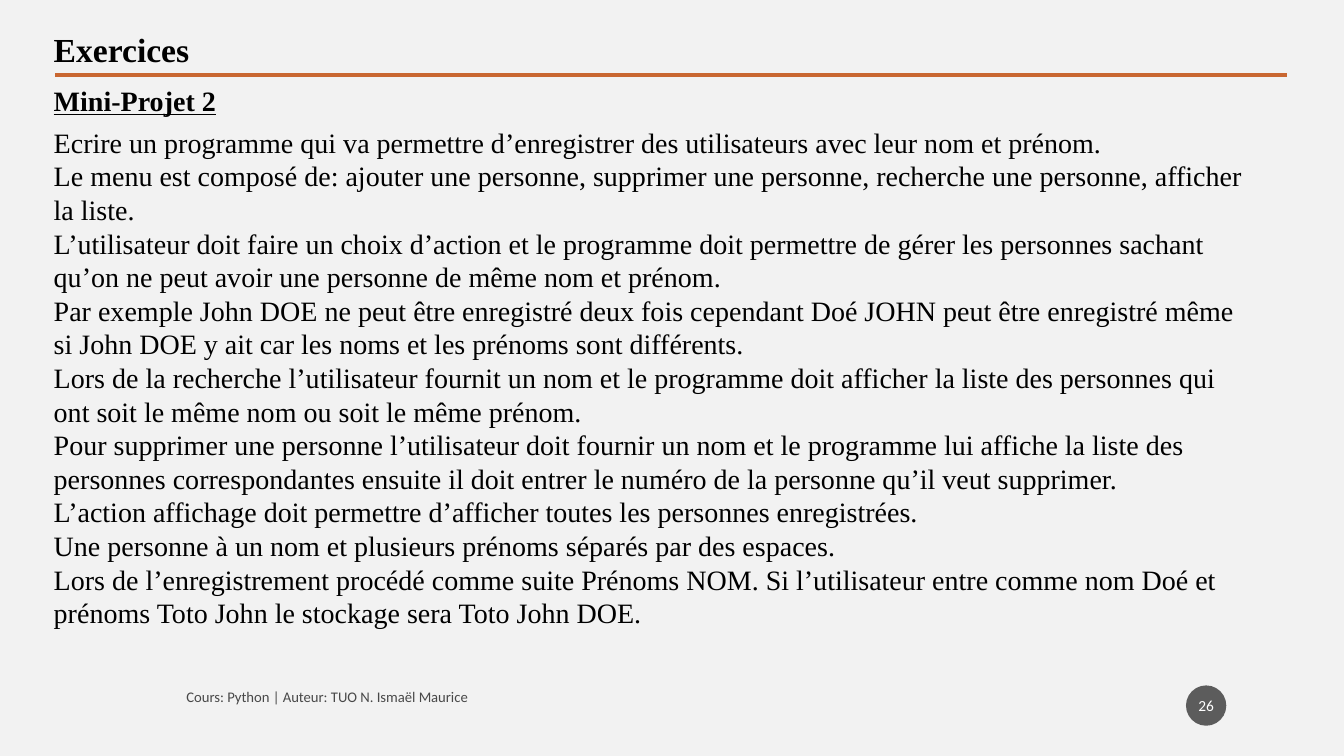
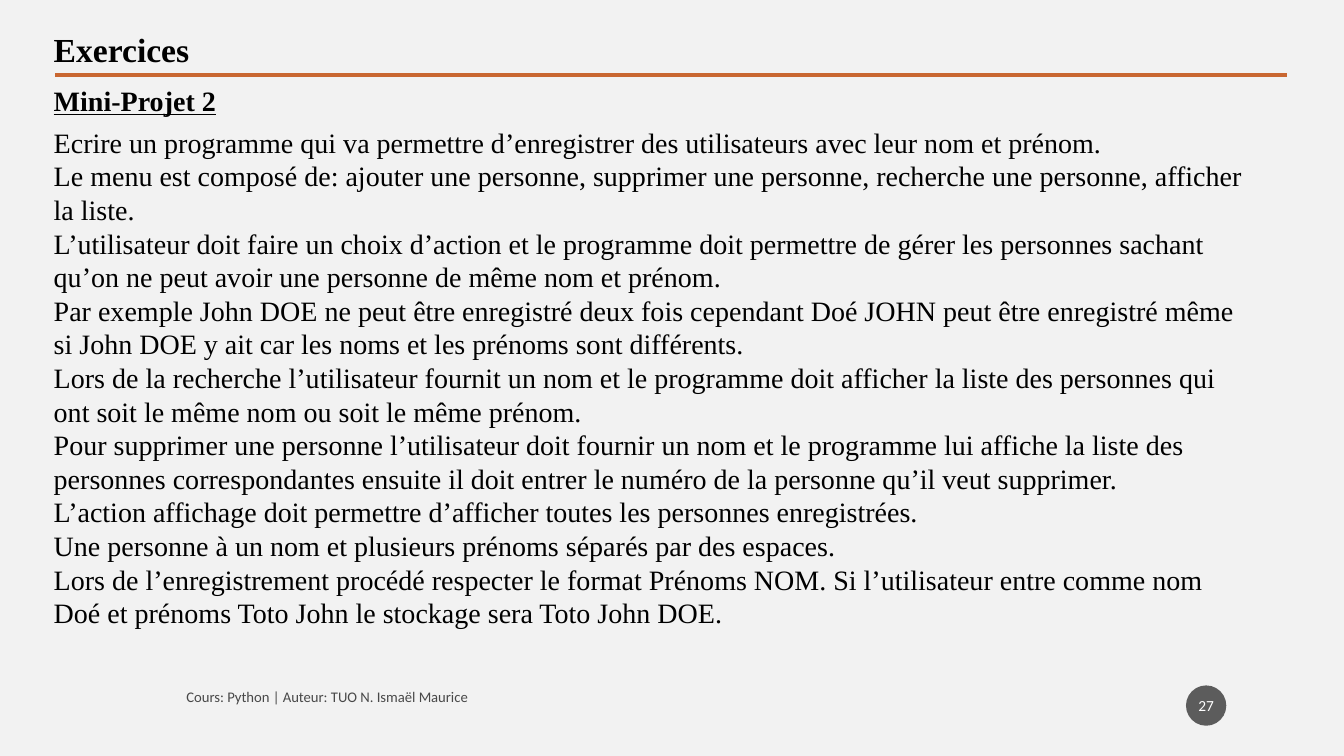
Before and after one commit to tisma95/cours-python, a slide deck: slide 27 of source/Chapitre 9 - Les listes.pptx (slide 26 before the commit). Drawn at 1344x756 pixels with LibreOffice and Linux fonts; fonts in the diff are those of the drawing. Boxes give left, top, right and bottom in pixels: in the first picture for what was removed or moved away, otherwise in the second. Text is boxed around its words. In the diff, an @@ line names an element or a change of style, - is before the commit and + after.

Commit message:
Feat (chp9): Chapitre sur les listes
Suites et exercices

```diff
--- a/source/Chapitre 9 - Les listes.pptx
+++ b/source/Chapitre 9 - Les listes.pptx
@@ text at bbox=[54, 570, 1202, 629]: text changed @@
-Lors de l’enregistrement procédé comme suite Prénoms NOM. Si l’utilisateur entre comme nom Doé et prénoms Toto John le stockage sera Toto John DOE.
+Lors de l’enregistrement procédé respecter le format Prénoms NOM. Si l’utilisateur entre comme nom Doé et prénoms Toto John le stockage sera Toto John DOE.
@@ page number at bbox=[1198, 701, 1214, 711]: text changed @@
-26
+27
```
Also in this commit, not shown: 16 other slides changed, 3 slides added, 2 slides removed, 3 other files.
